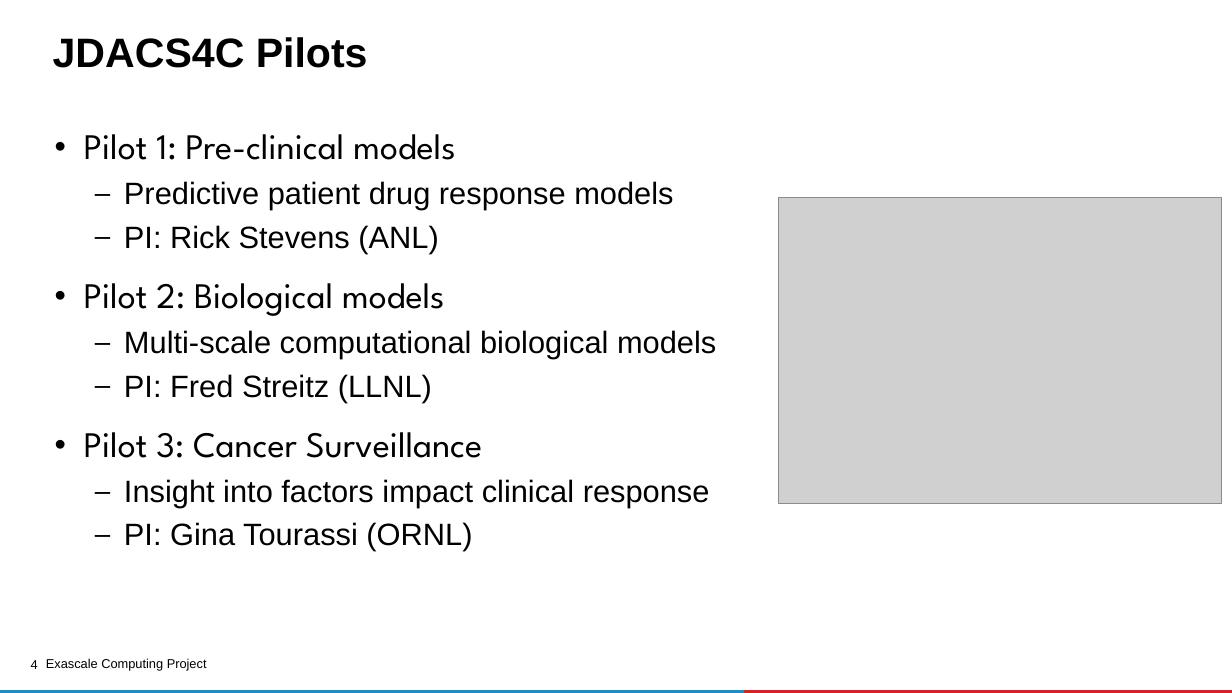
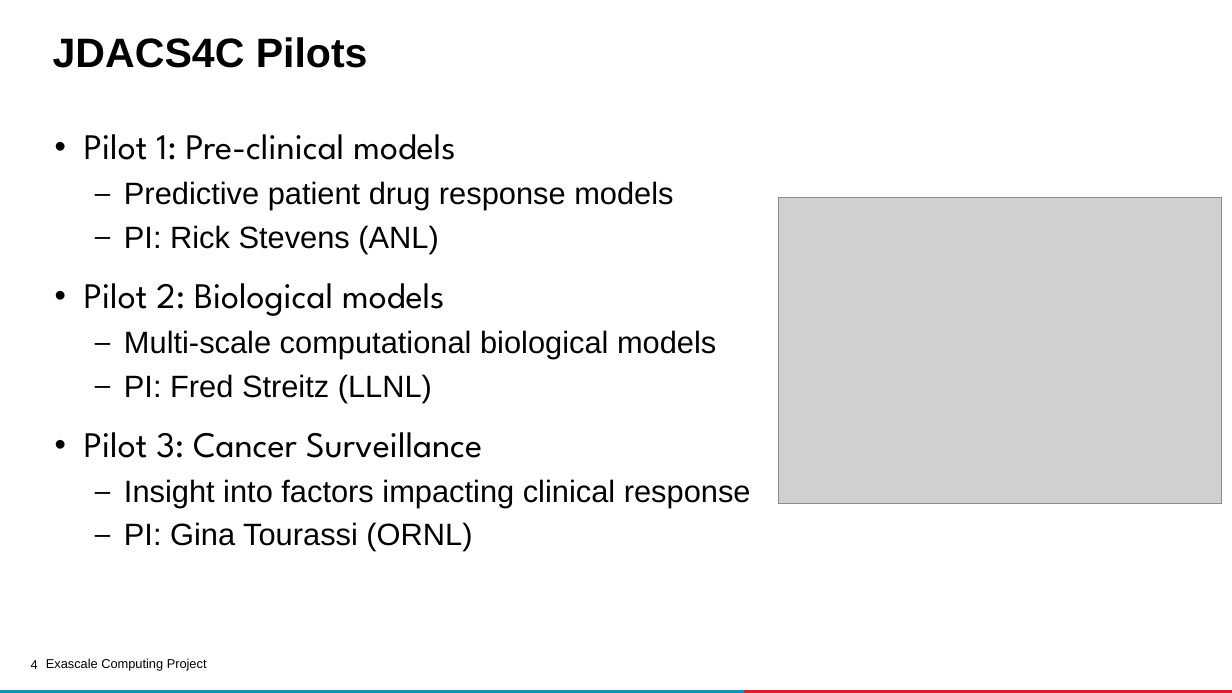
Before and after one commit to ECP-CANDLE/Tutorials, a slide deck: slide 4 of 2020/ECP/slides/01-Overview.pptx. Drawn at 1232x693 pixels with LibreOffice and Linux fonts; fonts in the diff are those of the drawing; grey boxes stand for pictures; background and template pictures are left out. Boxes give left, top, right and bottom in pixels: in the first picture for what was removed or moved away, otherwise in the second. Text is boxed around its words. In the diff, an @@ line names an element or a change of style, - is before the commit and + after.

```diff
--- a/2020/ECP/slides/01-Overview.pptx
+++ b/2020/ECP/slides/01-Overview.pptx
@@ text at box(124, 479, 751, 508): text changed @@
-  – Insight into factors impact clinical response
+  – Insight into factors impacting clinical response
```
Also in this commit, not shown: 2 other slides changed, 1 other file.
